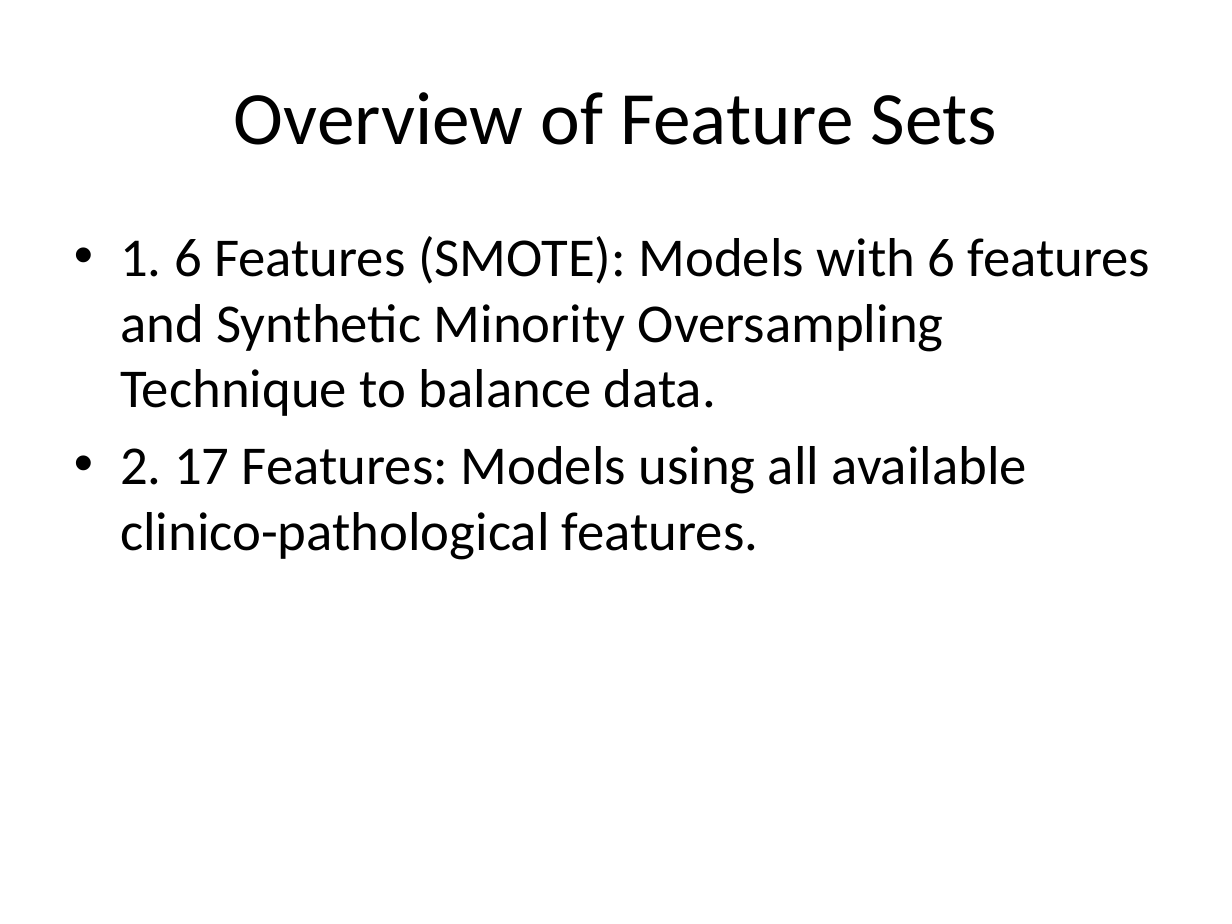
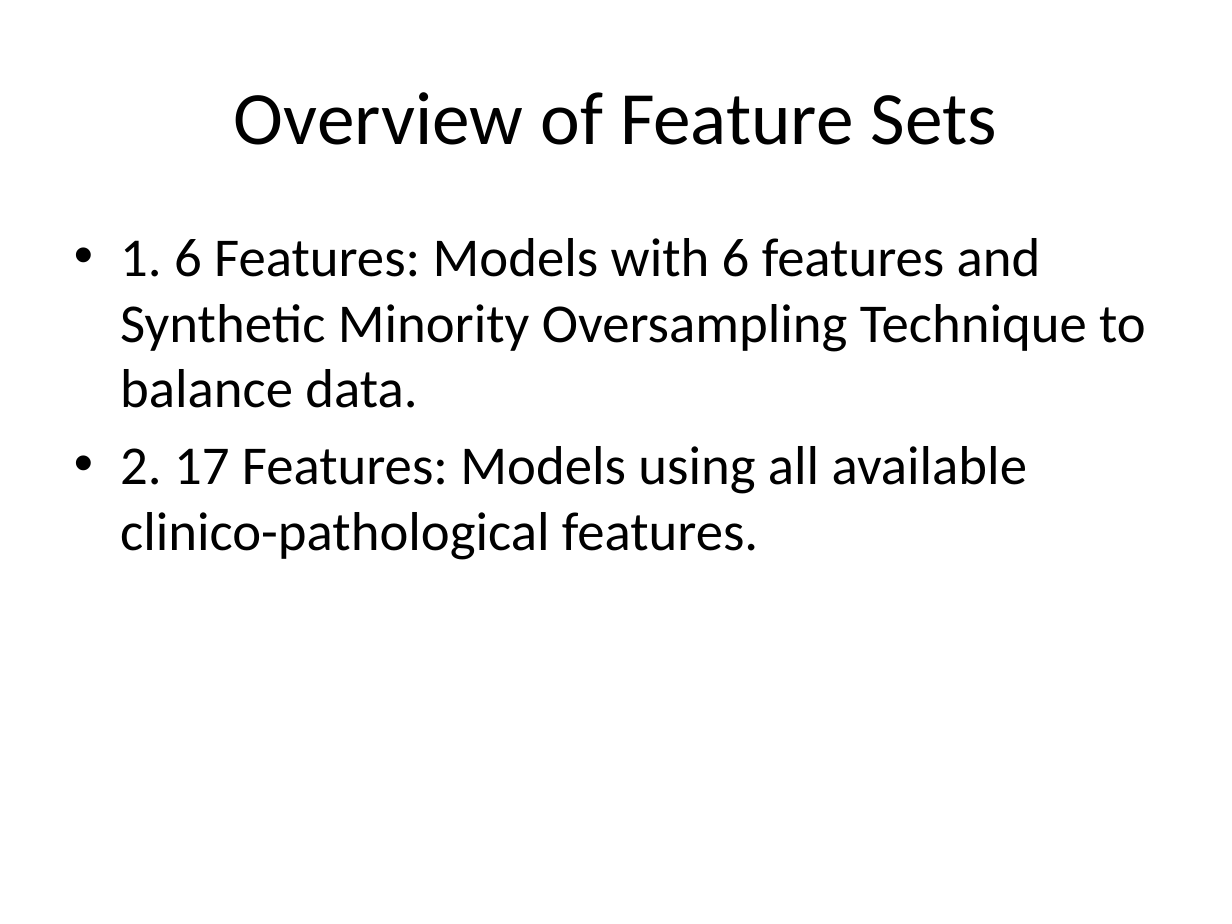
Before and after one commit to josh-dcosta/pjas-thyroid, a slide deck: slide 2 of presentation/Feature_Set_Comparison_Presentation.pptx. Drawn at 1232x924 pixels with LibreOffice and Linux fonts; fonts in the diff are those of the drawing. Boxes give left, top, right and bottom in pixels: in the first picture for what was removed or moved away, otherwise in the second. Text is boxed around its words. In the diff, an @@ line names an element or a change of style, - is before the commit and + after.

```diff
--- a/presentation/Feature_Set_Comparison_Presentation.pptx
+++ b/presentation/Feature_Set_Comparison_Presentation.pptx
@@ text at (120, 238, 1146, 408): text changed @@
-• 1. 6 Features (SMOTE): Models with 6 features and Synthetic Minority Oversampling Technique to balance data.
+• 1. 6 Features: Models with 6 features and Synthetic Minority Oversampling Technique to balance data.
```
Also in this commit, not shown: 1 other slide changed, 25 other files.
